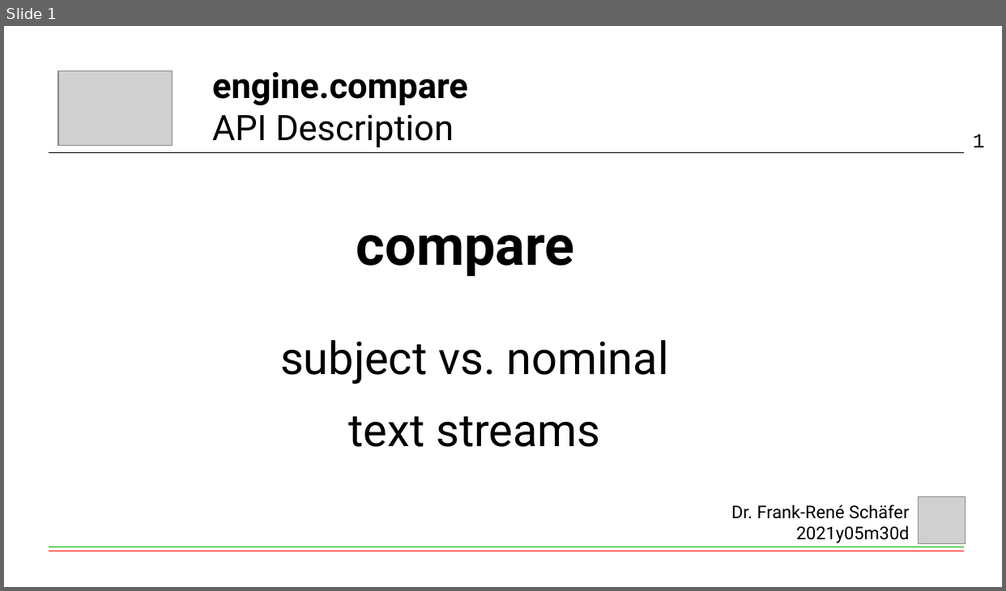
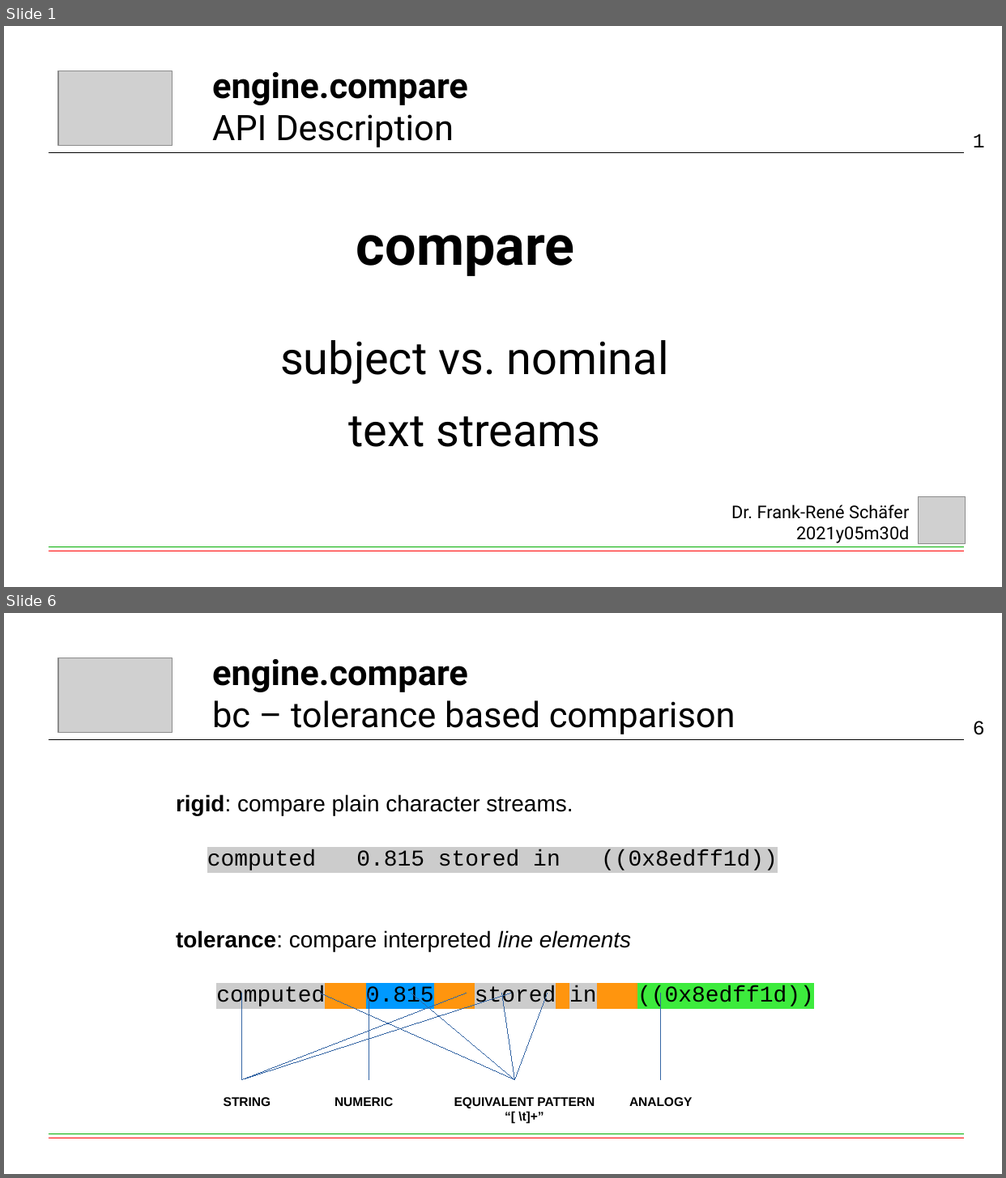
Before and after one commit to fschaef/hwut, a slide deck: engine/compare/api.odp. Shown one above the other, each under a label of ours: slide 1 before the commit, slides 1 and 6 after it; the slides between them are not shown. The pictures are 1006x591 and 1006x1178 pixels, drawn with LibreOffice and Linux fonts; fonts in the diff are those of the drawing; grey boxes stand for pictures. Boxes give left, top, right and bottom in pixels: in the first picture for what was removed or moved away, otherwise in the second. Text is boxed around its words. In the diff, an @@ line names an element or a change of style, - is before the commit and + after.

Commit message:
Sort out LineSequence and Potpourri

```diff
--- a/engine/compare/api.odp
+++ b/engine/compare/api.odp
@@ slide 6 added at [4, 613, 1002, 1174], background #FFFFFF @@
@@ picture added at [58, 658, 172, 733] @@
@@ title added at [212, 659, 735, 735], 28 pt, text #000000 @@
+engine.compare
+bc – tolerance based comparison
@@ page number added at [973, 721, 985, 735], 16 pt, text #000000 @@
+6
@@ line added from (49, 740) to (964, 740), #000000 0 pt @@
@@ text added at [176, 794, 814, 1008], 18 pt, text #000000 @@
+rigid: compare plain character streams.
+computed 0.815 stored in ((0x8edff1d))
+tolerance: compare interpreted line elements
+computed 0.815 stored in ((0x8edff1d))
@@ line added from (242, 1080) to (242, 994), #3465A4 0 pt @@
@@ line added from (242, 1080) to (466, 994), #3465A4 0 pt @@
@@ line added from (242, 1080) to (511, 994), #3465A4 0 pt @@
@@ line added from (320, 994) to (515, 1080), #3465A4 0 pt @@
@@ line added from (369, 994) to (369, 1080), #3465A4 0 pt @@
@@ line added from (411, 994) to (515, 1080), #3465A4 0 pt @@
@@ line added from (502, 994) to (515, 1080), #3465A4 0 pt @@
@@ line added from (548, 994) to (515, 1080), #3465A4 0 pt @@
@@ line added from (661, 994) to (661, 1080), #3465A4 0 pt @@
@@ text added at [224, 1097, 270, 1106], 10 pt, text #000000, bold @@
+STRING
@@ text added at [334, 1097, 393, 1106], 10 pt, text #000000, bold @@
+NUMERIC
@@ text added at [454, 1097, 594, 1124], 10 pt, text #000000, bold @@
+EQUIVALENT PATTERN
+“[ \t]+”
@@ text added at [629, 1097, 692, 1106], 10 pt, text #000000, bold @@
+ANALOGY
@@ line added from (49, 1135) to (964, 1135), #00AE00 0 pt @@
@@ line added from (49, 1138) to (964, 1138), #FF0000 0 pt @@
```
Also in this commit, not shown: 3 slides changed, 4 other slides added, 11 other files.
